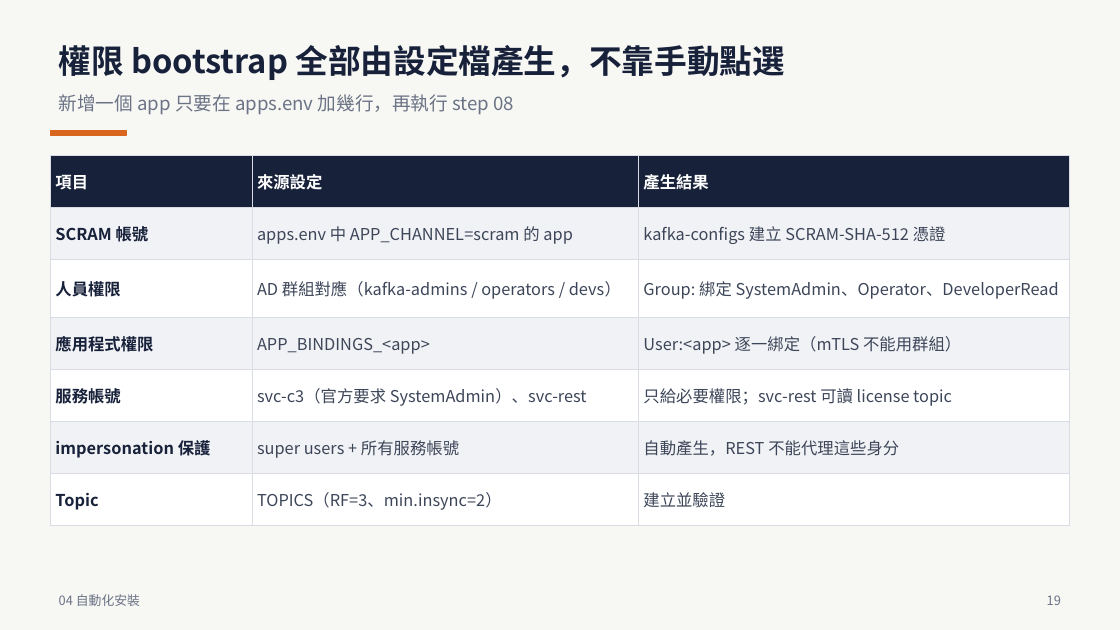
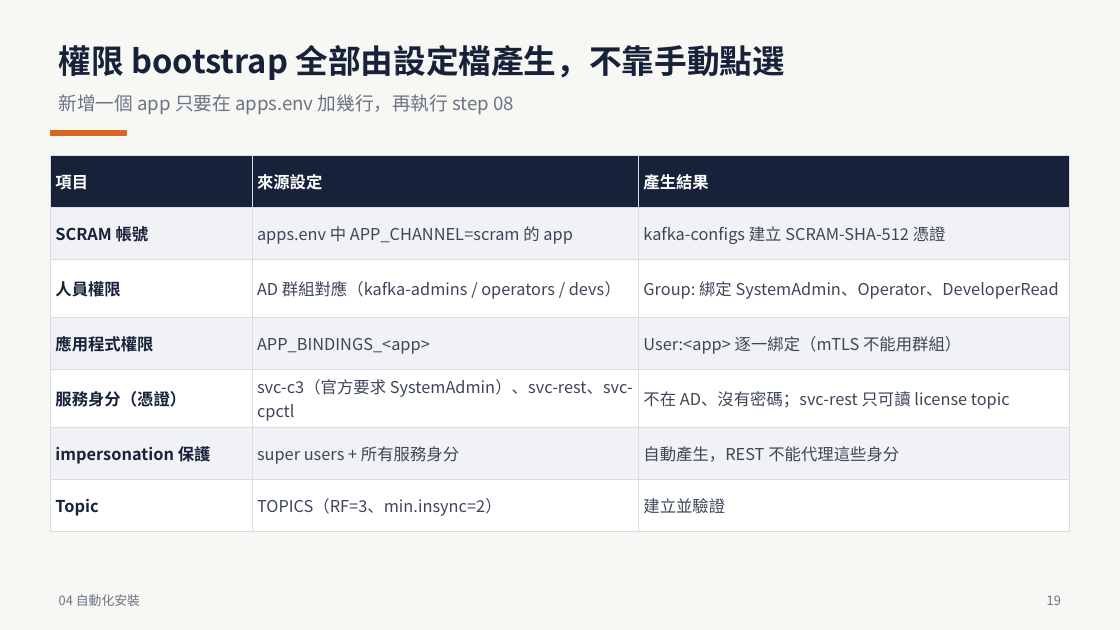
Before and after one commit to zxc81906119/kafka_install_ops, a slide deck: slide 19 of docs/Confluent-離線安裝PoC-全流程.pptx. Drawn at 1120x630 pixels with LibreOffice and Linux fonts; fonts in the diff are those of the drawing. Boxes give left, top, right and bottom in pixels: in the first picture for what was removed or moved away, otherwise in the second. Text is boxed around its words. In the diff, an @@ line names an element or a change of style, - is before the commit and + after.

```diff
--- a/docs/Confluent-離線安裝PoC-全流程.pptx
+++ b/docs/Confluent-離線安裝PoC-全流程.pptx
@@ table at [50,155,1070,520] @@
-row 5: 服務帳號 | svc-c3（官方要求 SystemAdmin）、svc-rest | 只給必要權限；svc-rest 可讀 license topic
+row 5: 服務身分（憑證） | svc-c3（官方要求 SystemAdmin）、svc-rest、svc-cpctl | 不在 AD、沒有密碼；svc-rest 只可讀 license topic
-row 6, column 2: super users + 所有服務帳號
+row 6, column 2: super users + 所有服務身分
```
Also in this commit, not shown: 8 other slides changed, 36 other files.
